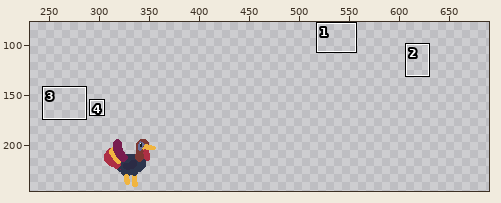
Two states of a pixel-art file, gobbleup/source/Sprites/Items.aseprite. Above, an overview of the earlier version with the close-up marked.
Close-up. Before the edit:
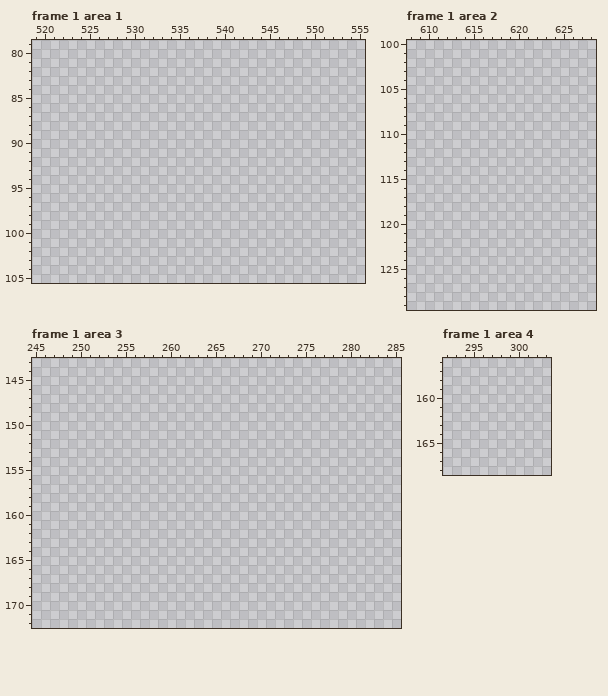
800x600 pixels, 3 frames. Shown: frame 1 area 1: x 519..555, y 79..105; frame 1 area 2: x 608..628, y 100..129; frame 1 area 3: x 245..285, y 143..172; frame 1 area 4: x 292..303, y 156..168. The wide view leaves out empty margins. The commit also changed other frames or places, which this record leaves out.
Palette (. is transparent): 
New version:
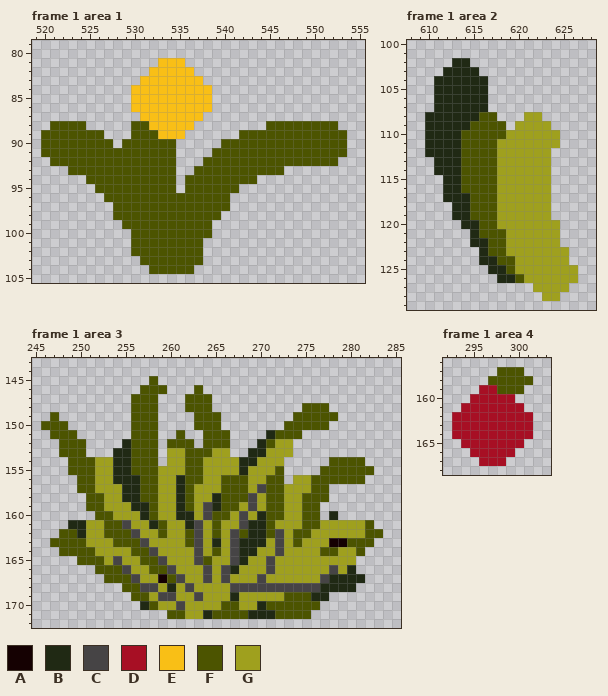
Colours new in this view: A #150102  B #202914  C #464445  D #a70f24  E #f9bf16  F #4c5400  G #9fa01e
The edit:
Changed rows in their new state; - is an unchanged pixel.
Frame 1 area 1:
first column x 520:
 81 -------------EEE------------------
 82 ------------EEEEE-----------------
 83 -----------EEEEEEE----------------
 84 ----------EEEEEEEEE---------------
 85 ----------EEEEEEEEE---------------
 86 ----------EEEEEEEEE---------------
 87 -----------EEEEEEE----------------
 88 -FFFF-----FFEEEEE--------FFFFFFFF-
 89 FFFFFFF---FFFEEE------FFFFFFFFFFFF
 90 FFFFFFFF-FFFFFF-----FFFFFFFFFFFFFF
 91 FFFFFFFFFFFFFFF----FFFFFFFFFFFFFFF
 92 -FFFFFFFFFFFFFF---FFFFFFFFFFFFFFF-
 93 ---FFFFFFFFFFFF--FFFFFFFFFF-------
 94 -----FFFFFFFFFF-FFFFFFFF----------
 95 ------FFFFFFFFF-FFFFFF------------
 96 -------FFFFFFFFFFFFFF-------------
 97 --------FFFFFFFFFFFFF-------------
 98 --------FFFFFFFFFFFF--------------
 99 ---------FFFFFFFFFF---------------
100 ----------FFFFFFFFF---------------
101 ----------FFFFFFFF----------------
102 ----------FFFFFFFF----------------
103 -----------FFFFFFF----------------
104 ------------FFFFF-----------------
Frame 1 area 2:
first column x 610:
102 ---BB------------
103 --BBBB-----------
104 -BBBBBB----------
105 -BBBBBB----------
106 -BBBBBB----------
107 -BBBBBB----------
108 BBBBBBFF---GG----
109 BBBBBFFFF-GGGG---
110 BBBBFFFFFGGGGGG--
111 BBBBFFFFGGGGGGG--
112 BBBBFFFFGGGGGG---
113 -BBBFFFFGGGGGG---
114 -BBBFFFFGGGGGG---
115 --BBFFFFGGGGGG---
116 --BBFFFFGGGGGG---
117 --BBBFFFGGGGGG---
118 ---BBFFFGGGGGG---
119 ---BBFFFGGGGGG---
120 ----BBFFGGGGGGG--
121 -----BFFFGGGGGG--
122 -----BBFFGGGGGG--
123 ------BFFGGGGGGG-
124 ------BBFFGGGGGG-
125 -------BBFGGGGGGG
126 --------BBFGGGGGG
127 ------------GGGG-
128 -------------GG--
Frame 1 area 3:
first column x 246:
145 ------------F-------------------------
146 -----------FFF---F--------------------
147 ----------FFF---FFF-------------------
148 ----------FFF---FFF----------FFF------
149 -F--------FFF----FFF--------FFFFF-----
150 FFF-------FFF----FFF-------FFFFF------
151 -FFF------FFF--F--FFF----BFFF---------
152 --FFF----BFFF-FFF-FFF---BFGG----------
153 --FFF---BBFFF-GGFFFGG--BBGGG----------
154 ---FFFGGBBFFF-GGFFGGGGBBGGG-----FFFF--
155 ---FFFGGBBFFFGGGFFGGGGBGGGF----FFFFFF-
156 ----FFGGBBBFFGGBFFGGFFFGGFF-GGFFFFFF--
157 ----FFGGGBBFFGGBFGGGFFFGCFFGGGFF------
158 -----FFGGBBFFGGBFGGBFFFCGFFGGFFF------
159 -----FFGGGBBFGGBFGCBFFGCGFFGGFF-------
160 ------FFGGGBFGGBBGCFFGCGBFFGGFF-B-----
161 ---BBGGFFCGGBFGGBCGFGGCBBFGGGFFGGGGGF-
162 --FFBGGFFFCGGFGGFCGFGCFBBFCGFFGGGGGGFF
163 -FFFFGGGFFFCGGGGFCGBGCBBBGCGFGGGAAFFF-
164 --FFFFGGGGFFCGGGGCGFGCBBGGCGGGGFFGGF--
165 ----FFFGCGGFFCGGGCFGGCBGGCGGGGGGGGG---
166 ------FFFCGGFFCGGGCGCBGGGCGGGGGGCGB---
167 -------FFFCGGAFCGGCGCGGGCGGGGGGCBBBB--
168 ---------FFCCGBGCGGGGCCCCCCCCCCBBBB---
169 ----------FFGCCGGCGGGBGGGGGFFFBB------
170 -----------BFGGCGGGGFFGGBFFFFFF-------
171 --------------FFGGBFFFFBBBFFFF--------
Frame 1 area 4:
first column x 293:
157 -----FFF-
158 ----FFFFF
159 ---DDFFF-
160 --DDDDD--
161 -DDDDDDD-
162 DDDDDDDDD
163 DDDDDDDDD
164 DDDDDDDDD
165 -DDDDDDD-
166 --DDDDD--
167 ---DDD---
